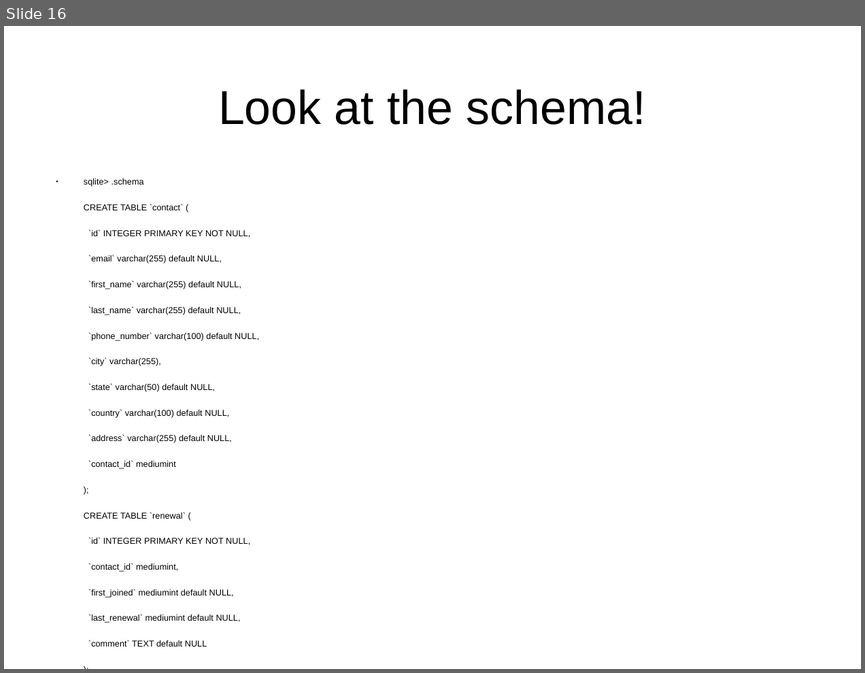
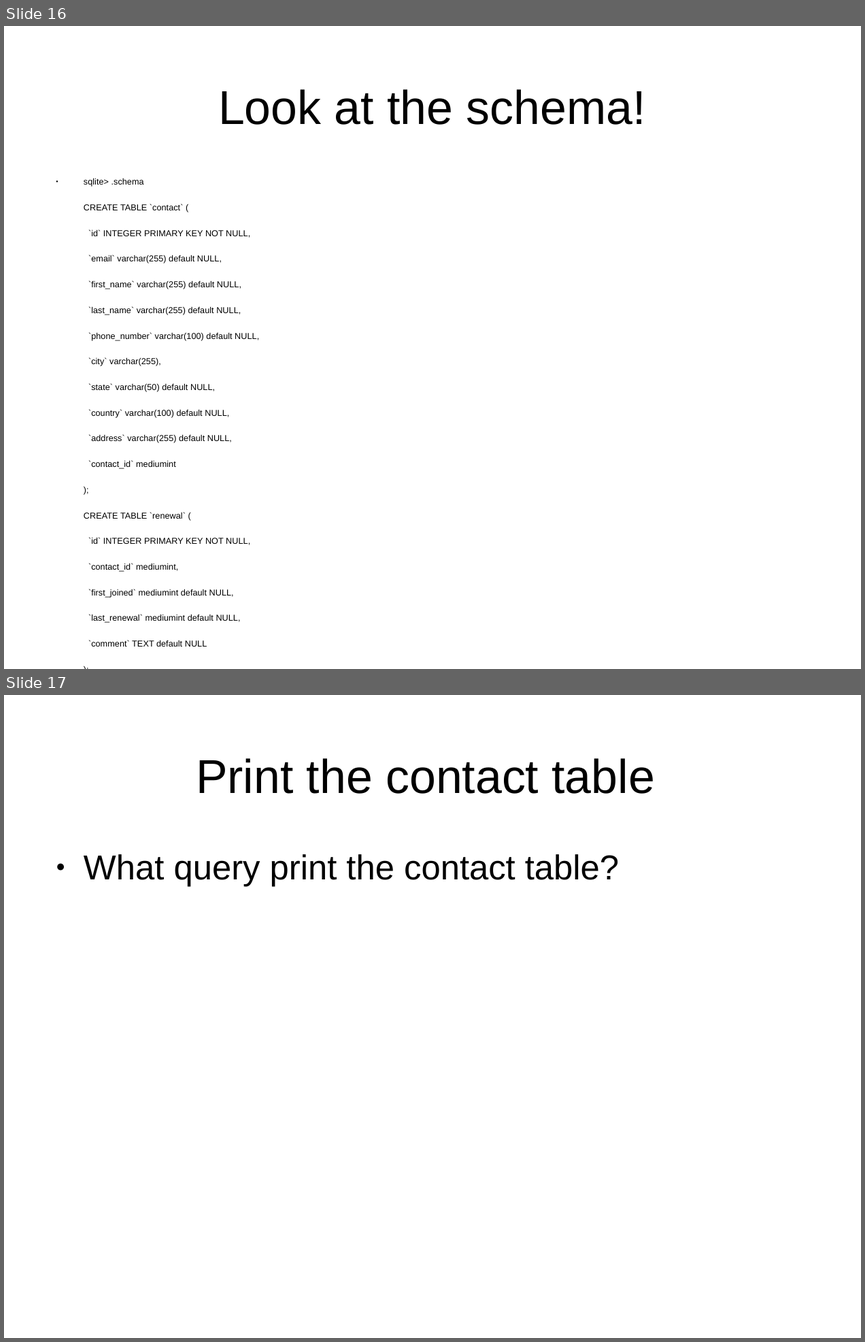
Before and after one commit to Oflameo/intro_to_databases_with_sqlite3, a slide deck: intro_to_databases_with_sqlite3.odp. Shown one above the other, each under a label of ours: slide 16 before the commit, slides 16 and 17 after it. The pictures are 865x673 and 865x1342 pixels, drawn with LibreOffice and Linux fonts; fonts in the diff are those of the drawing. Boxes give left, top, right and bottom in pixels: in the first picture for what was removed or moved away, otherwise in the second. Text is boxed around its words. In the diff, an @@ line names an element or a change of style, - is before the commit and + after.

```diff
--- a/intro_to_databases_with_sqlite3.odp
+++ b/intro_to_databases_with_sqlite3.odp
@@ slide 17 added at (4, 695, 861, 1338), background #FFFFFF @@
@@ title added at (196, 758, 655, 794), 44 pt, text #000000 @@
+Print the contact table
@@ text added at (84, 854, 619, 887), 32 pt, text #000000 @@
+● What query print the contact table?
```
Also in this commit, not shown: 1 slide changed, 1 other file.
